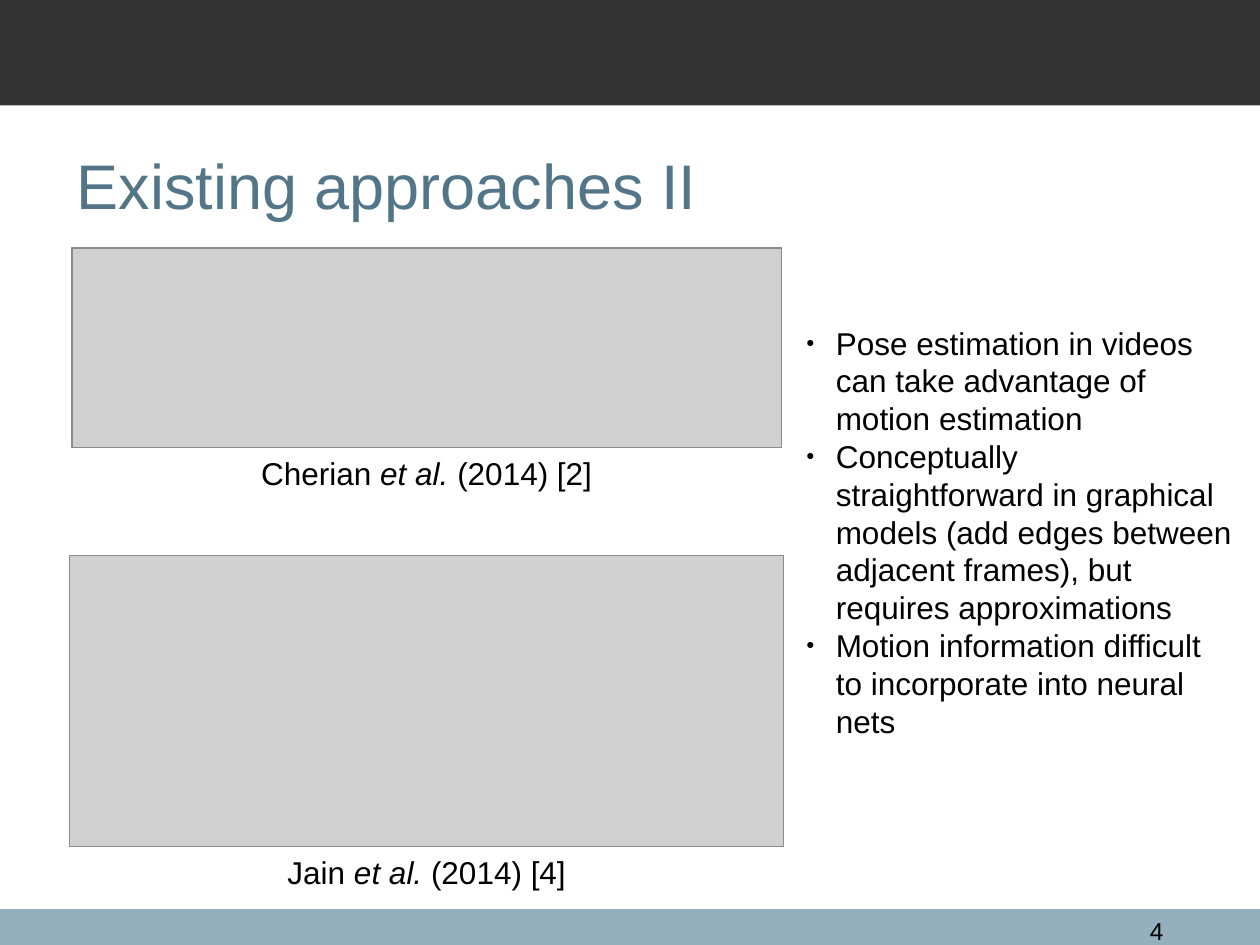
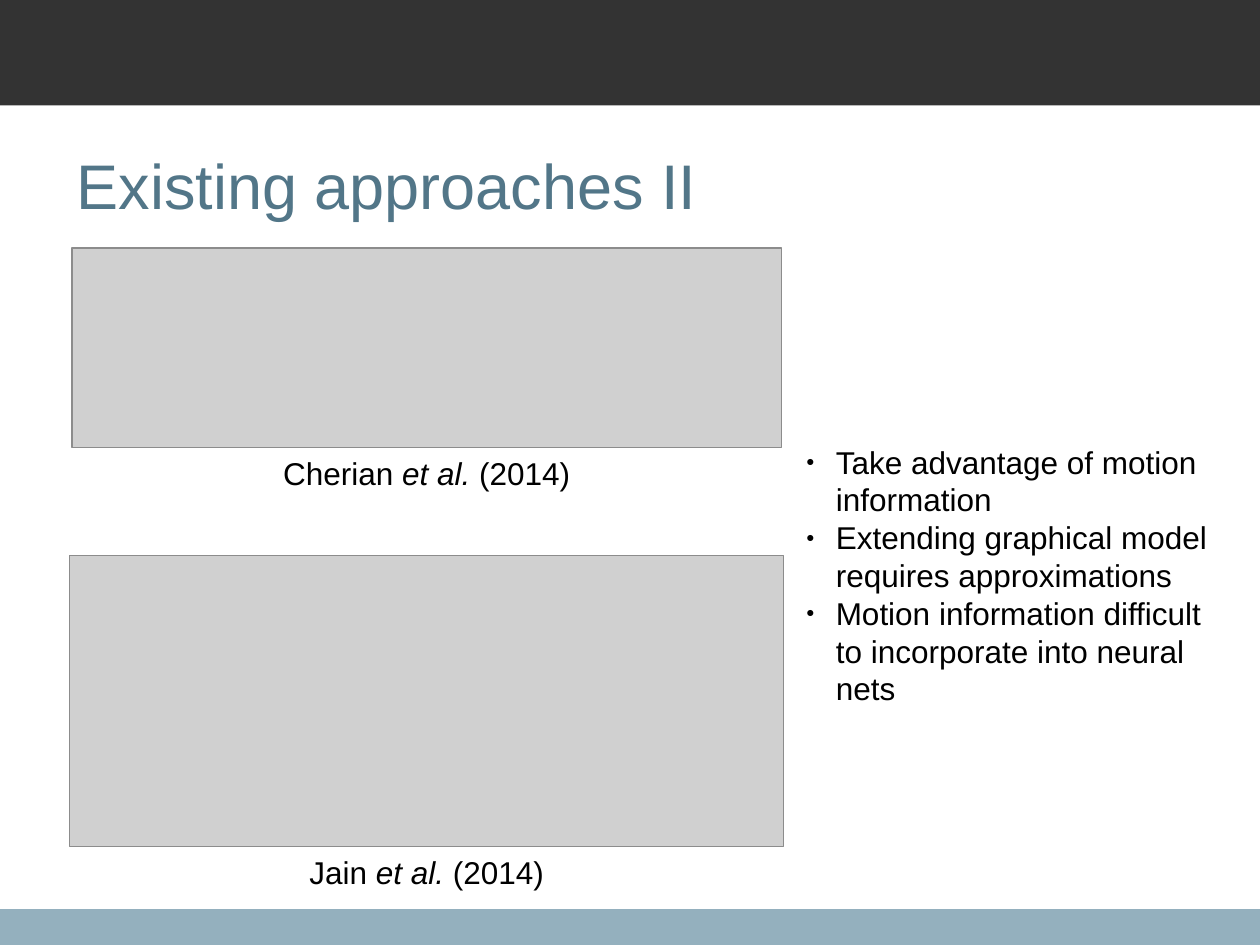
Before and after one commit to qxcv/comp2560, a slide deck: slide 4 of presentation/presentation.odp. Drawn at 1260x945 pixels with LibreOffice and Linux fonts; fonts in the diff are those of the drawing; grey boxes stand for pictures; background and template pictures are left out. Boxes give left, top, right and bottom in pixels: in the first picture for what was removed or moved away, otherwise in the second. Text is boxed around its words. In the diff, an @@ line names an element or a change of style, - is before the commit and + after.

```diff
--- a/presentation/presentation.odp
+++ b/presentation/presentation.odp
@@ text "Take advantage of motion information": place and size @@
-text "Take advantage of motion information" at bbox=[836, 332, 1231, 734]
+text "Take advantage of motion information" at bbox=[836, 451, 1207, 701]
@@ text at bbox=[283, 462, 570, 491]: text changed @@
-Cherian et al. (2014) [2]
+Cherian et al. (2014)
@@ text at bbox=[836, 451, 1207, 593]: text changed @@
-● Pose estimation in videos can take advantage of motion estimation
-● Conceptually straightforward in graphical models (add edges between adjacent frames), but requires approximations
+● Take advantage of motion information
+● Extending graphical model requires approximations
@@ text at bbox=[309, 861, 544, 890]: text changed @@
-Jain et al. (2014) [4]
+Jain et al. (2014)
@@ page number removed at bbox=[1150, 923, 1164, 940] @@
-4
```
Also in this commit, not shown: 16 other slides changed, 3 other files.
